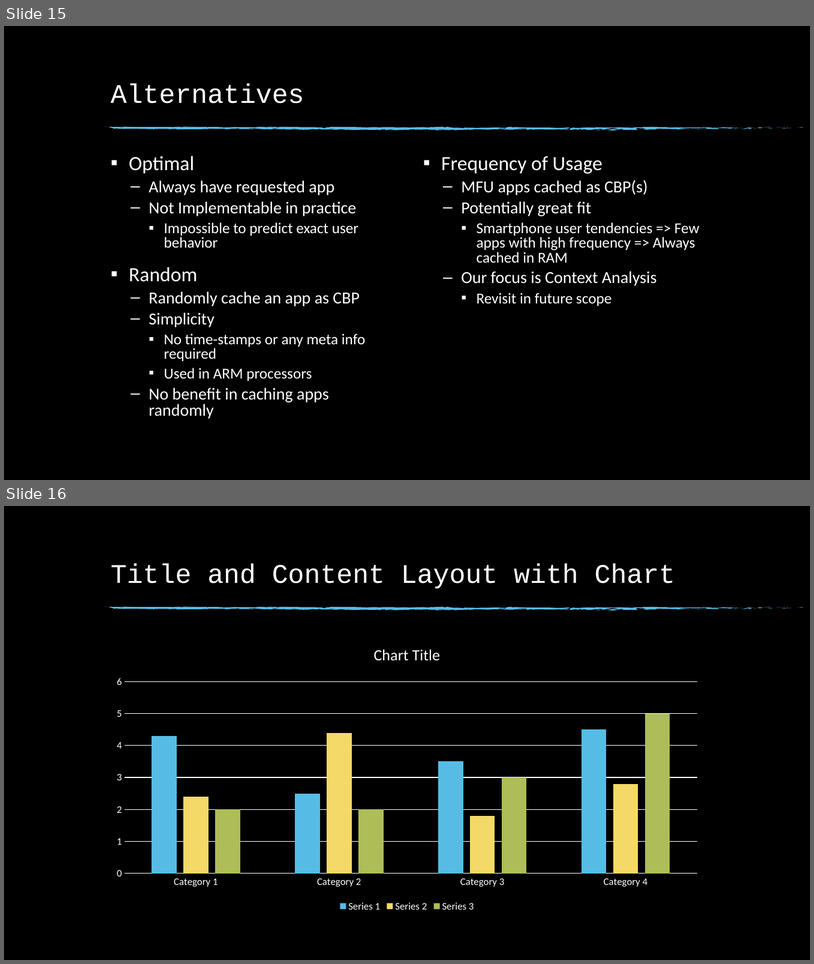
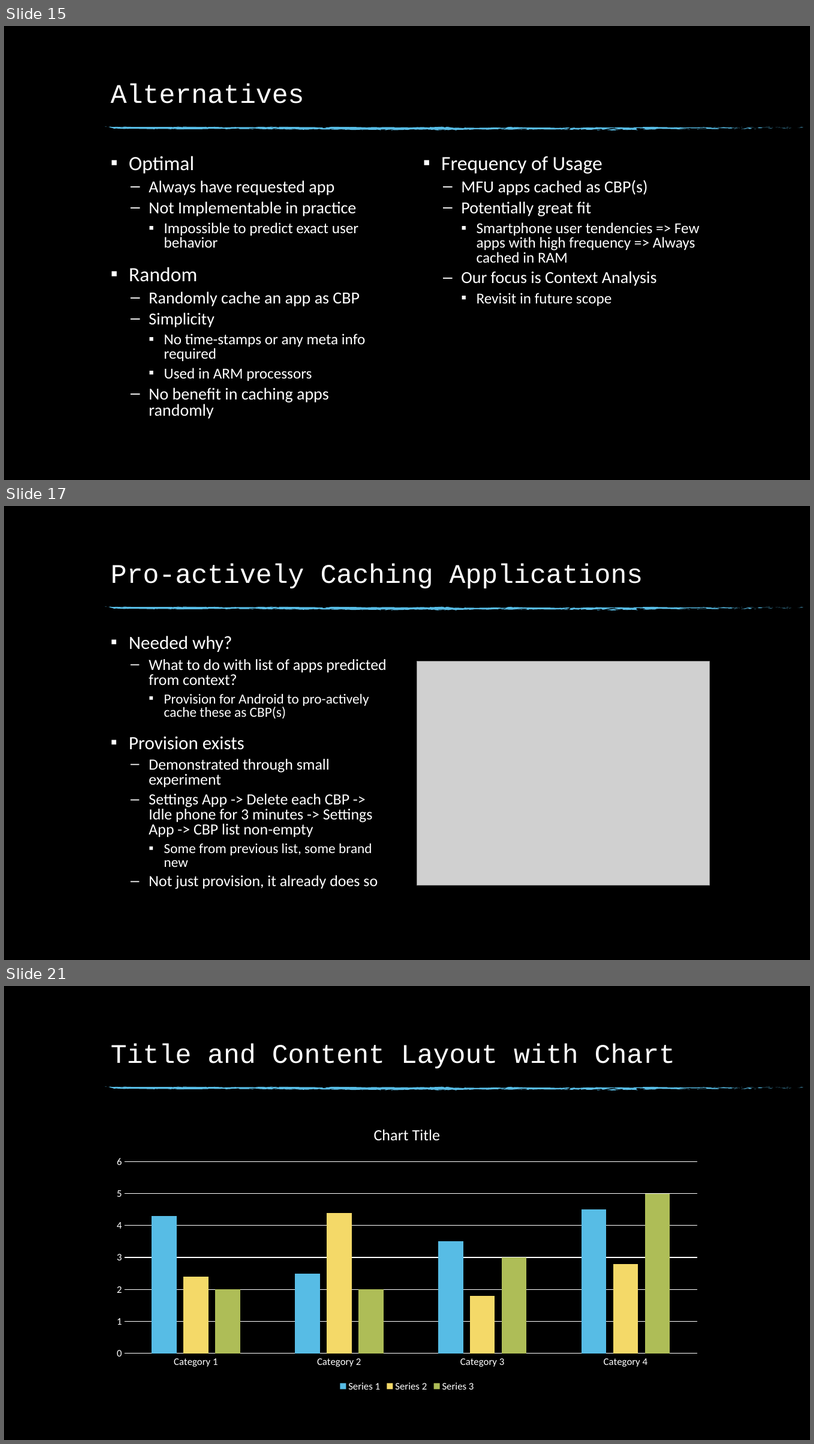
Before and after one commit to Buzz-Lightyear/ThesisDocuments, a slide deck: Thesis Presentation.pptx. Shown one above the other, each under a label of ours: slides 15 and 16 before the commit, slides 15, 17 and 21 after it; the slides between them are not shown. The pictures are 814x964 and 814x1444 pixels, drawn with LibreOffice and Linux fonts; fonts in the diff are those of the drawing; grey boxes stand for pictures; background and template pictures are left out. Boxes give left, top, right and bottom in pixels: in the first picture for what was removed or moved away, otherwise in the second. Text is boxed around its words. In the diff, an @@ line names an element or a change of style, - is before the commit and + after.

```diff
--- a/Thesis Presentation.pptx
+++ b/Thesis Presentation.pptx
@@ slide 17 added at (4,506,810,960), background picture (left out); not listed: 74 template elements that a slide beside it also shows @@
@@ title added at (111,564,644,589), 32 pt, text #FFFFFF @@
+Pro-actively Caching Applications
@@ text added at (129,636,386,889), 18.5 pt, text #FFFFFF @@
+▪ Needed why?
+  – What to do with list of apps predicted from context?
+    ▪ Provision for Android to pro-actively cache these as CBP(s)
+▪ Provision exists
+  – Demonstrated through small experiment
+  – Settings App -> Delete each CBP -> Idle phone for 3 minutes -> Settings App -> CBP list non-empty
+    ▪ Some from previous list, some brand new
+  – Not just provision, it already does so
@@ picture added at (417,661,710,885) @@
@@ what was slide 16 is now slide 21 @@
```
Also in this commit, not shown: 4 other slides added.
